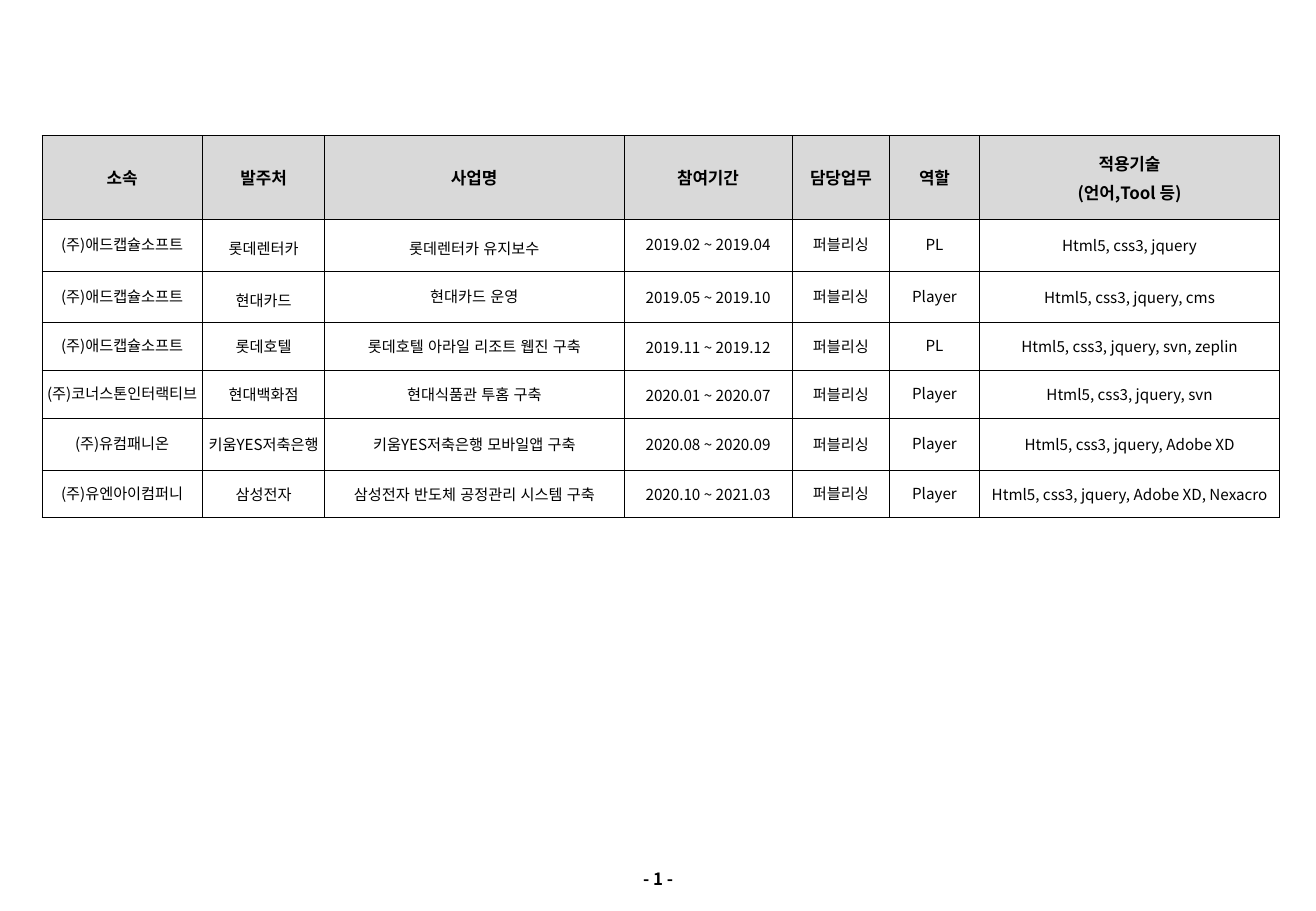
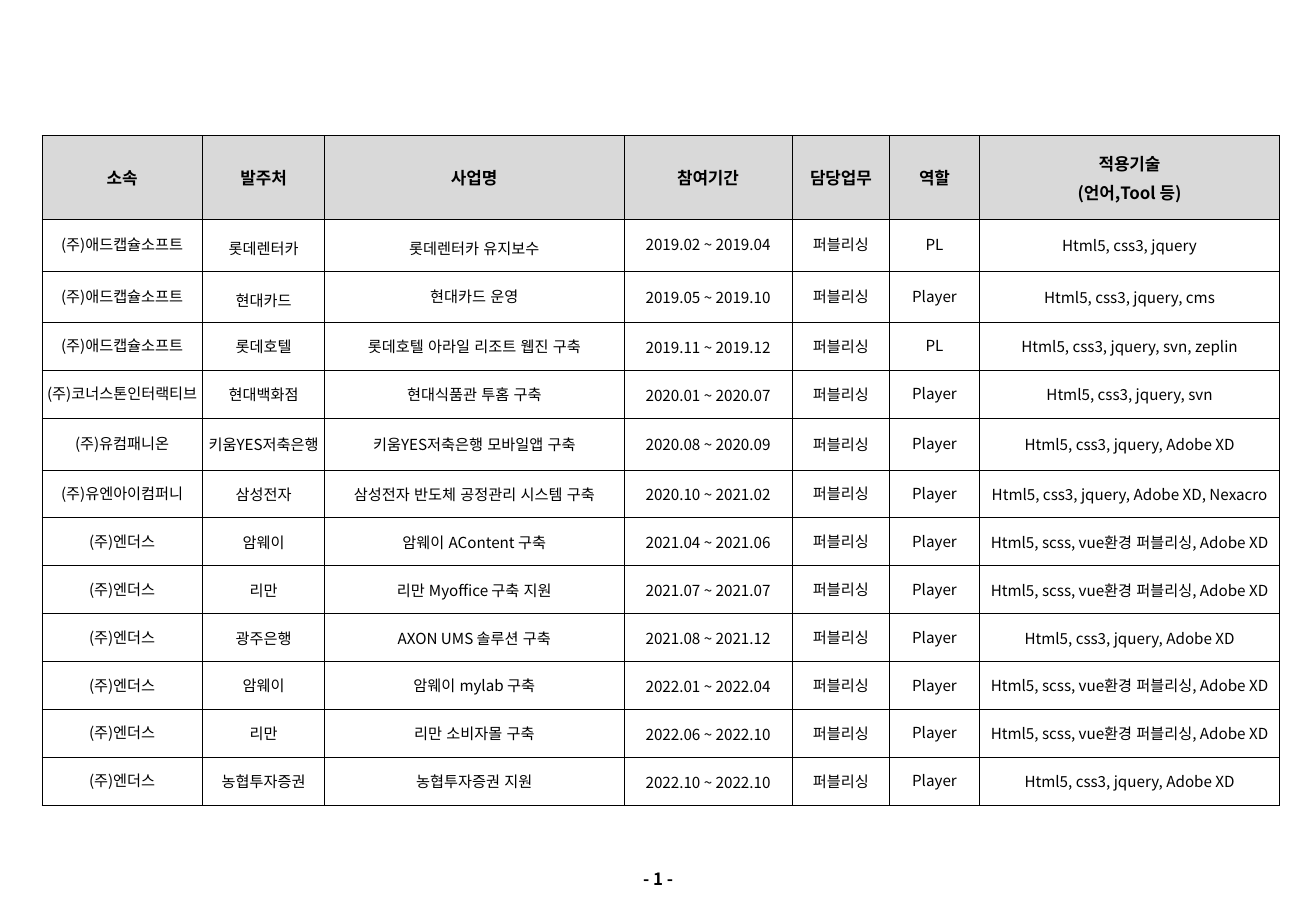
Before and after one commit to creamchu/portfolio, a slide deck: slide 2 of download/career_introduction.pptx. Drawn at 1316x911 pixels with LibreOffice and Linux fonts; fonts in the diff are those of the drawing; background and template pictures are left out. Boxes give left, top, right and bottom in pixels: in the first picture for what was removed or moved away, otherwise in the second. Text is boxed around its words. In the diff, an @@ line names an element or a change of style, - is before the commit and + after.

```diff
--- a/download/career_introduction.pptx
+++ b/download/career_introduction.pptx
@@ table at (41,135,1280,801) @@
-row 7: (주)유엔아이컴퍼니 | 삼성전자 | 삼성전자 반도체 공정관리 시스템 구축 | 2020.10 ~ 2021.03 | 퍼블리싱 | Player | Html5, css3, jquery, Adobe XD, Nexacro
+row 7: (주)유엔아이컴퍼니 | 삼성전자 | 삼성전자 반도체 공정관리 시스템 구축 | 2020.10 ~ 2021.02 | 퍼블리싱 | Player | Html5, css3, jquery, Adobe XD, Nexacro
+row 8: (주)엔더스 | 암웨이 | 암웨이 AContent 구축 | 2021.04 ~ 2021.06 | 퍼블리싱 | Player | Html5, scss, vue환경 퍼블리싱, Adobe XD
+row 9: (주)엔더스 | 리만 | 리만 Myoffice 구축 지원 | 2021.07 ~ 2021.07 | 퍼블리싱 | Player | Html5, scss, vue환경 퍼블리싱, Adobe XD
+row 10: (주)엔더스 | 광주은행 | AXON UMS 솔루션 구축 | 2021.08 ~ 2021.12 | 퍼블리싱 | Player | Html5, css3, jquery, Adobe XD
+row 11: (주)엔더스 | 암웨이 | 암웨이 mylab 구축 | 2022.01 ~ 2022.04 | 퍼블리싱 | Player | Html5, scss, vue환경 퍼블리싱, Adobe XD
+row 12: (주)엔더스 | 리만 | 리만 소비자몰 구축 | 2022.06 ~ 2022.10 | 퍼블리싱 | Player | Html5, scss, vue환경 퍼블리싱, Adobe XD
+row 13: (주)엔더스 | 농협투자증권 | 농협투자증권 지원 | 2022.10 ~ 2022.10 | 퍼블리싱 | Player | Html5, css3, jquery, Adobe XD
```
Also in this commit, not shown: 8 other files.
